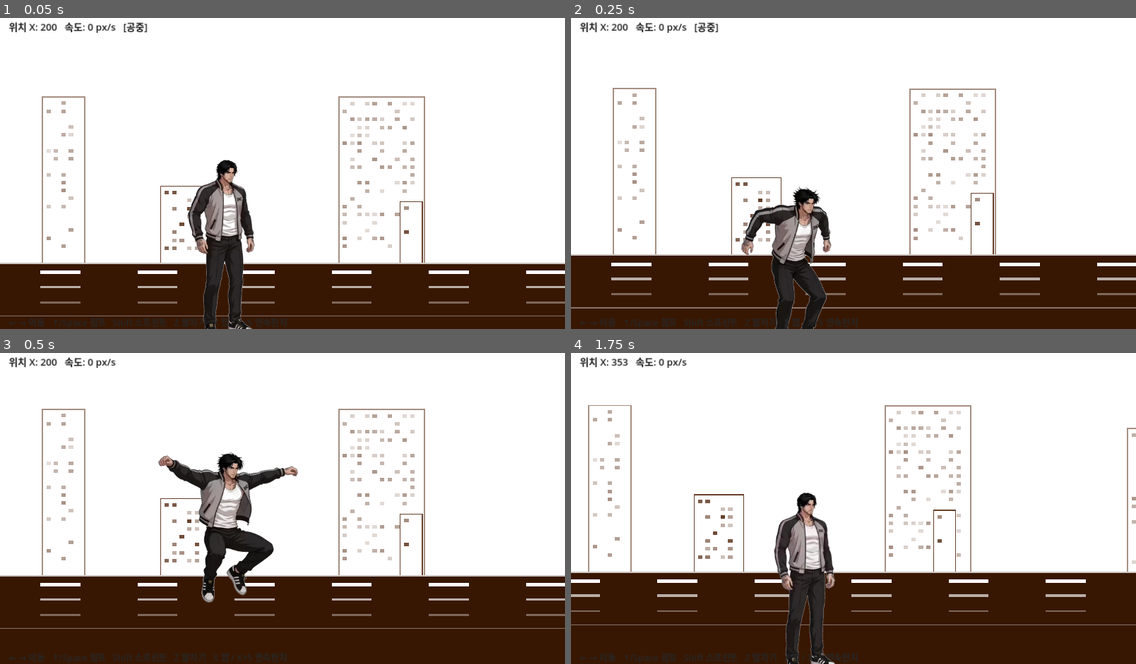
Above: before the commit, frames 1-4 (two rows, left to right).
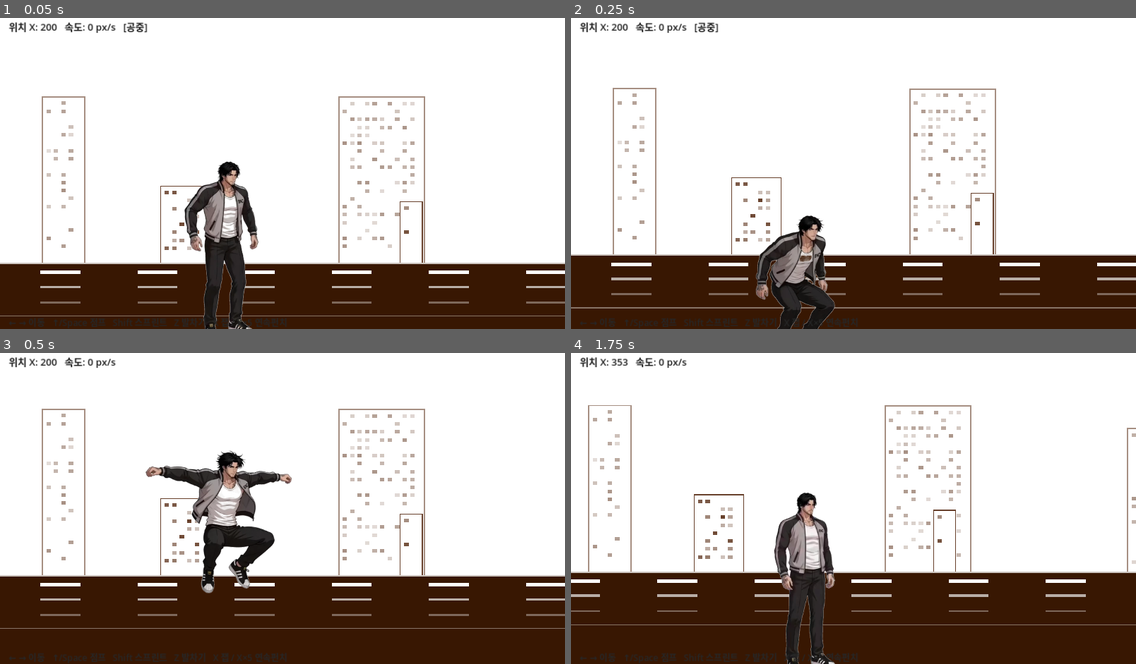
Above: after the commit, the same moments.

Repository: sean-park-funda/runner-game
Game: Godot game, scene res://scenes/Main.tscn
Same seed, same stepped clock (60 frames per second), same inputs: the game is played once before the commit and once after it.
Inputs:
- Up to frame 1 (0.05 s): no input
- Up to frame 2 (0.25 s): no input
- Up to frame 3 (0.5 s): no input
- Up to frame 4 (1.75 s): tap Enter at 0.5 s; hold Right (ui_right) from 0.53 s (still down); tap Z at 0.6 s; tap Space at 0.77, 1.52 s; tap X at 1.35 s

The runs differ from the first frame. In frame 1, 1.6% of the frame differs, in the area x 32-46%, y 45-99%; in frame 2, 3.8%, in the area x 30-47%, y 54-100%; in frame 3, 2.6%; in frame 4, nothing differs.

Commit message:
[branch-494] jump animation speed x2 (12 → 24 fps)

Diff:
--- a/scripts/main.gd
+++ b/scripts/main.gd
@@ -261,7 +261,7 @@
 	var jump_fw := jump_img.get_width() / JUMP_FRAMES
 	var jump_fh := jump_img.get_height()
 	frames.add_animation("jump")
-	frames.set_animation_speed("jump", ANIM_FPS)
+	frames.set_animation_speed("jump", ANIM_FPS * 2.0)
 	frames.set_animation_loop("jump", false)  # 한 번 재생 후 마지막 프레임 유지
 	for i in JUMP_FRAMES:
 		var atlas := AtlasTexture.new()
